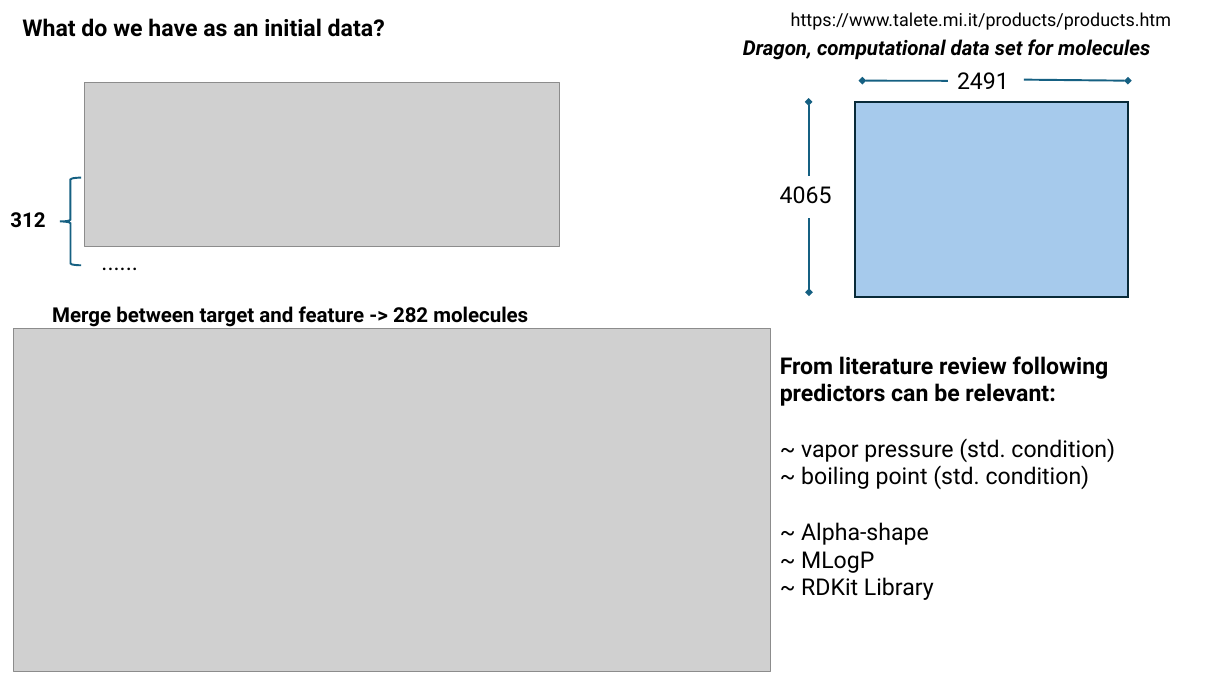
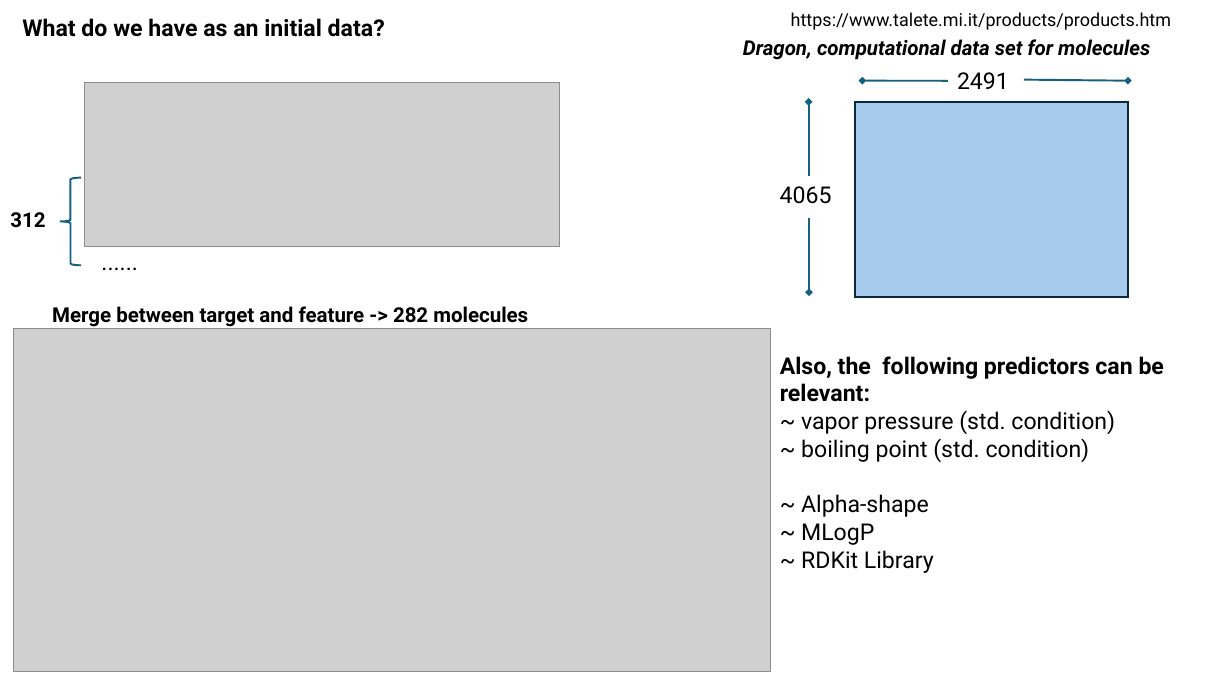
Before and after one commit to kiriyevskykiril/ai-program-2026, a slide deck: slide 5 of project_1/precentation/Smell intensity presentation.pptx. Drawn at 1232x693 pixels with LibreOffice and Linux fonts; fonts in the diff are those of the drawing; grey boxes stand for pictures. Boxes give left, top, right and bottom in pixels: in the first picture for what was removed or moved away, otherwise in the second. Text is boxed around its words. In the diff, an @@ line names an element or a change of style, - is before the commit and + after.

```diff
--- a/project_1/precentation/Smell intensity presentation.pptx
+++ b/project_1/precentation/Smell intensity presentation.pptx
@@ text at (780, 356, 1164, 402): text changed @@
-From literature review following predictors can be relevant:
+Also, the following predictors can be relevant:
```
Also in this commit, not shown: 7 other slides changed, 3 slides added, 8 other files.
